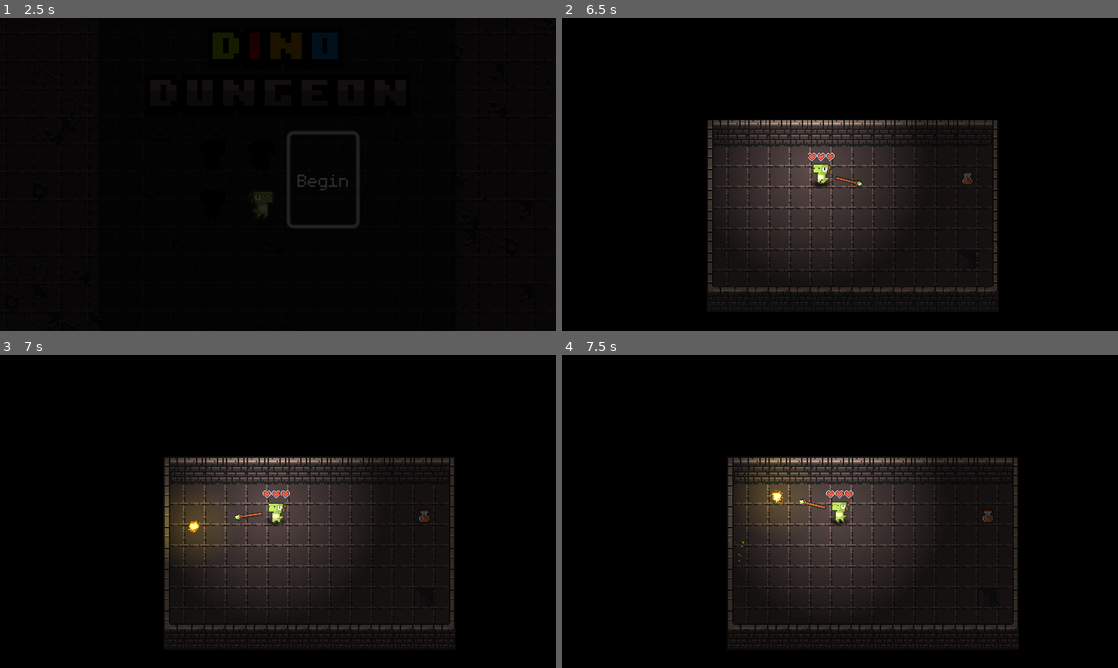
Above: before the commit, frames 1-4 (two rows, left to right).
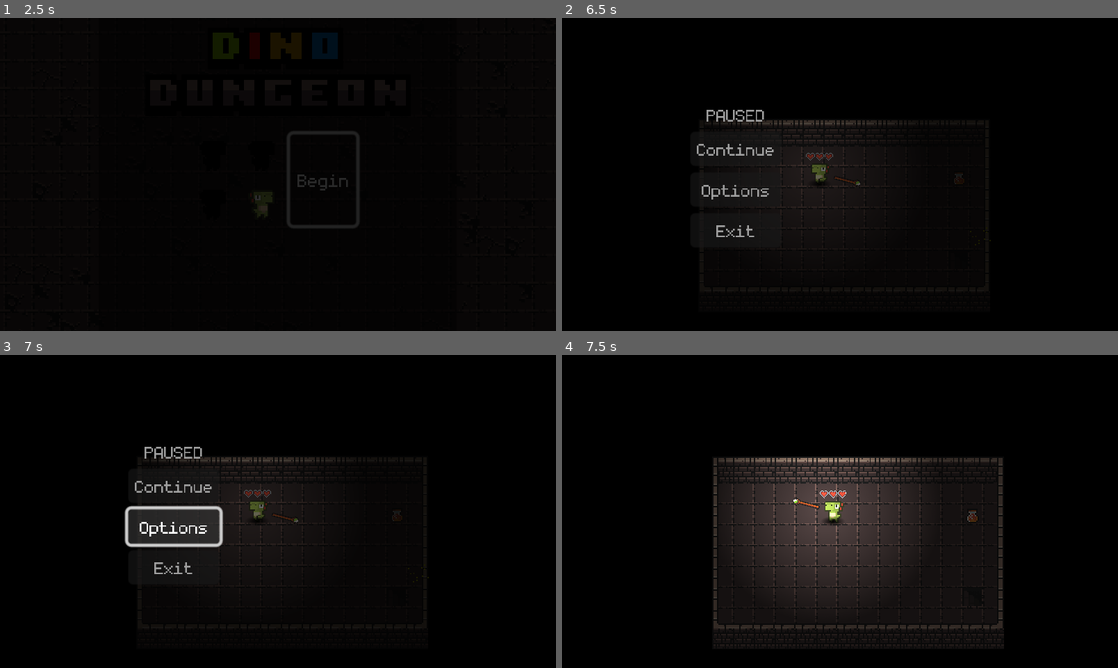
Above: after the commit, the same moments.

Repository: NathanAbney/ExtinctionsEdge
Game: Godot game, scene res://Scenes/main_menu.tscn
The game is run twice, just before and just after one commit, with the same random seed, the same clock (stepped at 60 frames per second) and the same inputs.
Inputs (mouse positions are in pixels of both pictures, inside the frame that each line leads up to):
- Up to frame 1 (2.5 s): click "Options" at 0.5 s; click "Start Game" at 1.25 s; click "Begin" at 2 s
- Up to frame 2 (6.5 s): move the mouse to (962, 158) at 2.77 s; hold D (right) 2.78-3.53 s; click (962, 158) at 2.85 s; move the mouse to (728, 190) at 3.52 s; hold S (down) 3.53-4.28 s; click (728, 190) at 3.6 s; move the mouse to (895, 105) at 4.27 s; hold D (right) 4.28-5.03 s; click (895, 105) at 4.35 s; move the mouse to (812, 237) at 5.02 s; hold W (up) 5.03-5.78 s; click (812, 237) at 5.1 s; move the mouse to (1006, 221) at 5.77 s; hold A (left) from 5.78 s (still down); click (1006, 221) at 5.85 s; tap Escape (esc, bound only after the commit) at 6.4 s
- Up to frame 3 (7 s): release A (left) at 6.5 s; click (172, 527) at 6.5 s, where only the run after the commit has a clickable "Options"
- Up to frame 4 (7.5 s): click (734, 486) at 7.25 s, where only the run after the commit has a clickable "Continue"

Frame 1 is identical in both runs. In frame 2, 12% of the frame differs, in the area x 24-79%, y 29-93%; in frame 3, 15%, in the area x 22-82%, y 29-93%; in frame 4, 6.5%.

Commit message:
Pause menu implemented + minor fixes

Diff:
--- a/Rooms/Room0.tscn
+++ b/Rooms/Room0.tscn
@@ -2740,8 +2740,7 @@
 [node name="Player1" parent="." groups=["player"] instance=ExtResource("3_6pgvl")]
 position = Vector2(-536, 22)
 
-[node name="CanvasModulate" type="CanvasModulate" parent="."]
-visible = false
+[node name="Darken" type="CanvasModulate" parent="."]
 color = Color(0.294118, 0.294118, 0.294118, 1)
 
 [node name="Stairs" parent="." instance=ExtResource("4_iccoa")]
--- a/Rooms/Room1.tscn
+++ b/Rooms/Room1.tscn
@@ -1656,7 +1656,7 @@
 [node name="Player1" parent="." groups=["player"] instance=ExtResource("3_rgild")]
 position = Vector2(-536, 22)
 
-[node name="CanvasModulate" type="CanvasModulate" parent="."]
+[node name="Darken" type="CanvasModulate" parent="."]
 color = Color(0.294118, 0.294118, 0.294118, 1)
 
 [node name="Stairs" parent="." instance=ExtResource("4_aqmk7")]
--- a/Rooms/Room2.tscn
+++ b/Rooms/Room2.tscn
@@ -2742,7 +2742,7 @@
 [node name="Player1" parent="." groups=["player"] instance=ExtResource("3_keuci")]
 position = Vector2(-544, 11)
 
-[node name="CanvasModulate" type="CanvasModulate" parent="."]
+[node name="Darken" type="CanvasModulate" parent="."]
 color = Color(0.294118, 0.294118, 0.294118, 1)
 
 [node name="Stairs" parent="." instance=ExtResource("4_iyj30")]
--- a/Rooms/Room3.tscn
+++ b/Rooms/Room3.tscn
@@ -2721,7 +2721,7 @@
 [node name="Player1" parent="." groups=["player"] instance=ExtResource("2_gik4o")]
 position = Vector2(-536, 22)
 
-[node name="CanvasModulate" type="CanvasModulate" parent="."]
+[node name="Darken" type="CanvasModulate" parent="."]
 color = Color(0.294118, 0.294118, 0.294118, 1)
 
 [node name="Stairs" parent="." instance=ExtResource("3_ctwoj")]
--- a/Scenes/player_1.tscn
+++ b/Scenes/player_1.tscn
@@ -1,10 +1,13 @@
-[gd_scene load_steps=33 format=3 uid="uid://b2ku3pda1i3ns"]
+[gd_scene load_steps=37 format=3 uid="uid://ctxnlmnyr30mm"]
 
 [ext_resource type="Script" path="res://Scripts/player_1.gd" id="1_8jlmc"]
 [ext_resource type="Texture2D" uid="uid://lp8dg4vhphcr" path="res://Sprites/DinoSprites - vita.png" id="1_yguhk"]
 [ext_resource type="Texture2D" uid="uid://dqtveq4llwknv" path="res://Sprites/0x72_DungeonTilesetII_v1.4.png" id="3_mi1fe"]
 [ext_resource type="Script" path="res://Scripts/Life.gd" id="4_fs4sy"]
 [ext_resource type="Texture2D" uid="uid://bjeghg8gb06c0" path="res://Sprites/Light.png" id="5_k6vjt"]
+[ext_resource type="Material" uid="uid://vwprmsgn4vg8" path="res://ExcludeCanvas.tres" id="6_46u2r"]
+[ext_resource type="Script" path="res://Scripts/Pause.gd" id="6_83vfw"]
+[ext_resource type="FontFile" uid="uid://d2naa1ovvhg1t" path="res://monogram.ttf" id="7_12qhx"]
 
 [sub_resource type="RectangleShape2D" id="RectangleShape2D_501lt"]
 size = Vector2(13, 11)
@@ -146,6 +149,34 @@
 [sub_resource type="RectangleShape2D" id="RectangleShape2D_t7uql"]
 size = Vector2(18.7581, 19.3332)
 
+[sub_resource type="Animation" id="Animation_k67k3"]
+resource_name = "Fade_In"
+length = 0.2
+tracks/0/type = "value"
+tracks/0/imported = false
+tracks/0/enabled = true
+tracks/0/path = NodePath("Fade:modulate")
+tracks/0/interp = 1
+tracks/0/loop_wrap = true
+tracks/0/keys = {
+"times": PackedFloat32Array(0, 0.2),
+"transitions": PackedFloat32Array(1, 1),
+"update": 0,
+"values": [Color(0, 0, 0, 1), Color(0, 0, 0, 0)]
+}
+tracks/1/type = "value"
+tracks/1/imported = false
+tracks/1/enabled = true
+tracks/1/path = NodePath("Fade:visible")
+tracks/1/interp = 1
+tracks/1/loop_wrap = true
+tracks/1/keys = {
+"times": PackedFloat32Array(0, 0.2),
+"transitions": PackedFloat32Array(1, 1),
+"update": 1,
+"values": [true, false]
+}
+
 [sub_resource type="Animation" id="Animation_yytmo"]
 resource_name = "Fade_out"
 length = 0.2
@@ -202,34 +233,6 @@
 "values": [true]
 }
 
-[sub_resource type="Animation" id="Animation_k67k3"]
-resource_name = "Fade_In"
-length = 0.2
-tracks/0/type = "value"
-tracks/0/imported = false
-tracks/0/enabled = true
-tracks/0/path = NodePath("Fade:modulate")
-tracks/0/interp = 1
-tracks/0/loop_wrap = true
-tracks/0/keys = {
-"times": PackedFloat32Array(0, 0.2),
-"transitions": PackedFloat32Array(1, 1),
-"update": 0,
-"values": [Color(0, 0, 0, 1), Color(0, 0, 0, 0)]
-}
-tracks/1/type = "value"
-tracks/1/imported = false
-tracks/1/enabled = true
-tracks/1/path = NodePath("Fade:visible")
-tracks/1/interp = 1
-tracks/1/loop_wrap = true
-tracks/1/keys = {
-"times": PackedFloat32Array(0, 0.2),
-"transitions": PackedFloat32Array(1, 1),
-"update": 1,
-"values": [true, false]
-}
-
 [sub_resource type="AnimationLibrary" id="AnimationLibrary_2d5r0"]
 _data = {
 "Fade_In": SubResource("Animation_k67k3"),
@@ -237,15 +240,12 @@
 "RESET": SubResource("Animation_x7idb")
 }
 
+[sub_resource type="Theme" id="Theme_5hcdm"]
+default_font = ExtResource("7_12qhx")
+
 [node name="Player1" type="CharacterBody2D"]
 collision_mask = 130
 script = ExtResource("1_8jlmc")
-
-[node name="Shadow" type="Sprite2D" parent="."]
-modulate = Color(0, 0, 0, 1)
-position = Vector2(0, 8)
-scale = Vector2(0.0214, 0.0088)
-texture = ExtResource("5_k6vjt")
 
 [node name="Wand" type="Node2D" parent="."]
 
@@ -274,6 +274,12 @@
 hframes = 24
 frame = 4
 
+[node name="Shadow" type="Sprite2D" parent="Sprite2D"]
+modulate = Color(0, 0, 0, 1)
+position = Vector2(0, 8)
+scale = Vector2(0.0214, 0.0088)
+texture = ExtResource("5_k6vjt")
+
 [node name="CollisionShape2D" type="CollisionShape2D" parent="."]
 position = Vector2(-0.5, 4.5)
 shape = SubResource("RectangleShape2D_501lt")
@@ -326,6 +332,10 @@
 wait_time = 5.0
 one_shot = true
 
+[node name="Shoot Timer" type="Timer" parent="."]
+wait_time = 0.1
+one_shot = true
+
 [node name="Area2D" type="Area2D" parent="."]
 collision_mask = 124
 
@@ -339,7 +349,7 @@
 process_callback = 0
 position_smoothing_enabled = true
 
-[node name="PointLight2D" type="PointLight2D" parent="."]
+[node name="PointLight2D" type="PointLight2D" parent="Camera2D"]
 position = Vector2(-2, 0)
 scale = Vector2(0.2, 0.2)
 texture = ExtResource("5_k6vjt")
@@ -356,6 +366,74 @@
 "": SubResource("AnimationLibrary_2d5r0")
 }
 
+[node name="Control" type="Node2D" parent="."]
+process_mode = 3
+visible = false
+position = Vector2(-247, -161)
+scale = Vector2(1.25, 1.25)
+
+[node name="ColorRect" type="ColorRect" parent="Control"]
+offset_left = -127.0
+offset_top = -101.0
+offset_right = 375.0
+offset_bottom = 202.0
+scale = Vector2(3.64, 2.76)
+color = Color(0, 0, 0, 0.619608)
+
+[node name="Pause" type="VBoxContainer" parent="Control"]
+process_mode = 3
+offset_left = 118.0
+offset_top = 85.0
+offset_right = 174.0
+offset_bottom = 176.0
+alignment = 1
+script = ExtResource("6_83vfw")
+
+[node name="Start2" type="Label" parent="Control/Pause"]
+process_mode = 3
+material = ExtResource("6_46u2r")
+layout_mode = 2
+theme = SubResource("Theme_5hcdm")
+theme_override_colors/font_color = Color(0.627451, 0.627451, 0.627451, 1)
+text = "Paused"
+horizontal_alignment = 1
+uppercase = true
+
+[node name="Start" type="Button" parent="Control/Pause"]
+process_mode = 3
+material = ExtResource("6_46u2r")
+layout_mode = 2
+theme = SubResource("Theme_5hcdm")
+theme_override_colors/font_color = Color(0.627451, 0.627451, 0.627451, 1)
+theme_override_colors/font_hover_color = Color(1, 1, 1, 1)
+action_mode = 0
+text = "Continue"
+
+[node name="Options" type="Button" parent="Control/Pause"]
+process_mode = 3
+material = ExtResource("6_46u2r")
+layout_mode = 2
+theme = SubResource("Theme_5hcdm")
+theme_override_colors/font_color = Color(0.627451, 0.627451, 0.627451, 1)
+theme_override_colors/font_hover_color = Color(1, 1, 1, 1)
+action_mode = 0
+text = "Options
+"
+
+[node name="Exit" type="Button" parent="Control/Pause"]
+process_mode = 3
+material = ExtResource("6_46u2r")
+layout_mode = 2
+theme = SubResource("Theme_5hcdm")
+theme_override_colors/font_color = Color(0.627451, 0.627451, 0.627451, 1)
+theme_override_colors/font_hover_color = Color(1, 1, 1, 1)
+action_mode = 0
+text = "Exit"
+
 [connection signal="timeout" from="Hurt" to="." method="_on_hurt_timeout"]
 [connection signal="timeout" from="Speed" to="." method="_on_speed_timeout"]
+[connection signal="timeout" from="Shoot Timer" to="." method="_on_shoot_timer_timeout"]
 [connection signal="area_entered" from="Area2D" to="." method="_on_area_2d_area_entered"]
+[connection signal="pressed" from="Control/Pause/Start" to="Control/Pause" method="_on_start_pressed"]
+[connection signal="pressed" from="Control/Pause/Options" to="Control/Pause" method="_on_options_pressed"]
+[connection signal="pressed" from="Control/Pause/Exit" to="Control/Pause" method="_on_exit_pressed"]
--- /dev/null
+++ b/Scripts/Pause.gd
@@ -0,0 +1,12 @@
+extends VBoxContainer
+
+func _on_start_pressed():
+	get_parent().get_parent().get_parent().get_tree().paused = false
+	get_parent().visible = false
+
+func _on_options_pressed():
+	pass # Options go here
+
+func _on_exit_pressed():
+	get_parent().get_parent().get_parent().get_tree().paused = false
+	get_tree().change_scene_to_file("res://Scenes/main_menu.tscn")
--- a/Scripts/player_1.gd
+++ b/Scripts/player_1.gd
@@ -3,6 +3,7 @@
 @export var move_speed : float = 80
 @export var health : int = 6
 @export var hurt = false
+@export var noshoot = false
 
 signal dead
 
@@ -10,12 +11,11 @@
 @onready var state_machine = animation_tree.get("parameters/playback")
 
 func _ready():
+	$Fade.visible = true
 	$TransitionPlayer.play("Fade_In")
 	sethealth(Global.health)
-	$Fade.visible = true
 	if Global.dino != null:
 		$Sprite2D.texture = Global.dino
-
 
 func _physics_process(_delta):
 	if (!hurt):
@@ -38,8 +38,11 @@
 		if velocity == Vector2.ZERO:
 			state_machine.travel("idle")
 
-		if (Input.is_action_just_pressed("Click")):
+		if (Input.is_action_just_pressed("Click") and !noshoot):
 			shoot();
+
+		if(Input.is_action_just_pressed("esc")):
+			pause()
 
 		move_and_slide()
 	$Wand.look_at(get_global_mouse_position())
@@ -79,3 +82,13 @@
 func _on_speed_timeout():
 	print("reset")
 	move_speed = 80
+
+func pause():
+	noshoot = true
+	$"Shoot Timer".start()
+	$Control.visible = true
+	get_parent().get_tree().paused = true
+
+
+func _on_shoot_timer_timeout():
+	noshoot = false
--- a/project.godot
+++ b/project.godot
@@ -58,6 +58,11 @@
 "events": [Object(InputEventMouseButton,"resource_local_to_scene":false,"resource_name":"","device":-1,"window_id":0,"a …(236 unchanged characters)…
 ]
 }
+esc={
+"deadzone": 0.5,
+"events": [Object(InputEventKey,"resource_local_to_scene":false,"resource_name":"","device":-1,"window_id":0,"alt_pressed":false,"shift_pressed":false,"ctrl_pressed":false,"meta_pressed":false,"pressed":false,"keycode":0,"physical_keycode":4194305,"key_label":0,"unicode":0,"echo":false,"script":null)
+]
+}
 
 [layer_names]
 
Not shown: 1 places in Rooms/Room0.tscn that only renumber resources
Not shown: 1 places in Rooms/Room1.tscn that only renumber resources
Not shown: 1 places in Rooms/Room2.tscn that only renumber resources
Not shown: 1 places in Rooms/Room3.tscn that only renumber resources
